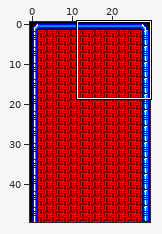
Two states of a Tiled map, assets/level-02-background.tmx. Above: a wide view before the commit, with the close-up outlined.
Close-up. As it was:
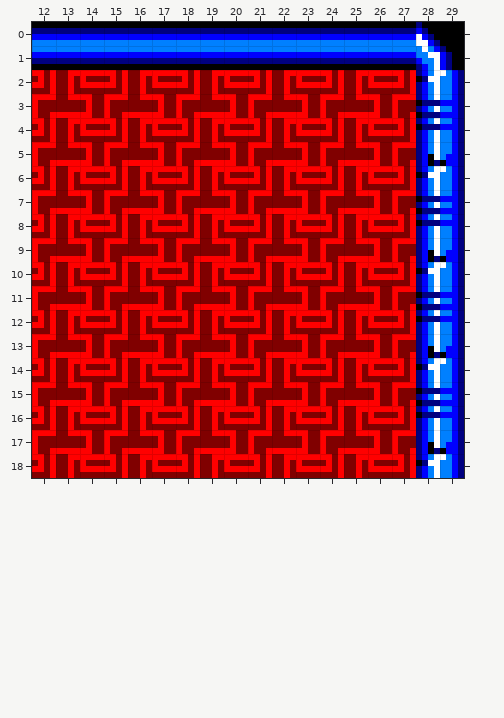
Cells are 4x4 px. Shown: x 12..29, y 0..18. The commit also changed other parts of the map, which this record leaves out. Tiles whose own drawing changed are shown in their newer look in all pictures.
After:
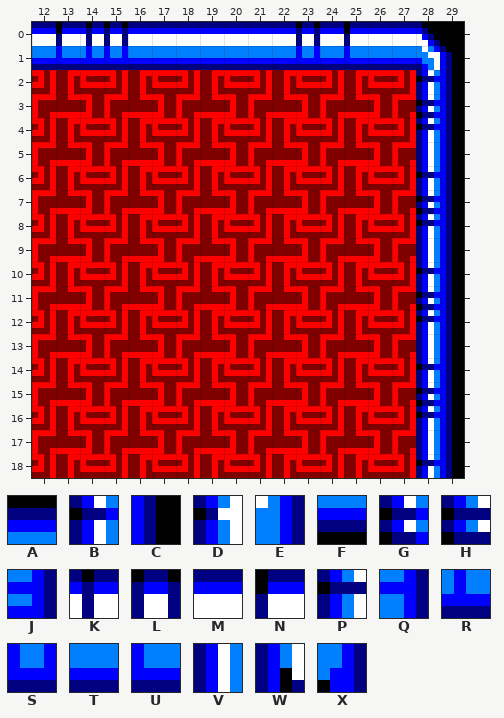
Key: from "tileset": A 41, B 45, C 46, D 47, E 48, F 62, G 65, H 67, J 68, K 80, L 81, M 82, N 83, P 87, Q 88, R 100, S 101, T 102, U 103, V 105, W 107, X 108.
_ is an empty cell, . an unchanged one.
Changes in this commit:
--- layer "Tile Layer 1"
@@ x 12..29 @@
- 0 AAAAAAAAAAAAAAAA..
- 1 FFFFFFFFFFFFFFFF..
- 2 ................DE
- 3 ................HJ
- 4 ................PQ
- 5 ................WX
- 6 ................DE
- 7 ................HJ
- 8 ................PQ
- 9 ................WX
-10 ................DE
-11 ................HJ
-12 ................PQ
-13 ................WX
-14 ................DE
-15 ................HJ
-16 ................PQ
-17 ................WX
-18 ................DE
+ 0 MNKLMMMMMMMLMNMM..
+ 1 TURSTTTTTTTSTUTT..
+ 2 ................BC
+ 3 ................GC
+ 4 ................BC
+ 5 ................VC
+ 6 ................BC
+ 7 ................GC
+ 8 ................BC
+ 9 ................VC
+10 ................BC
+11 ................GC
+12 ................BC
+13 ................VC
+14 ................BC
+15 ................GC
+16 ................BC
+17 ................VC
+18 ................BC
